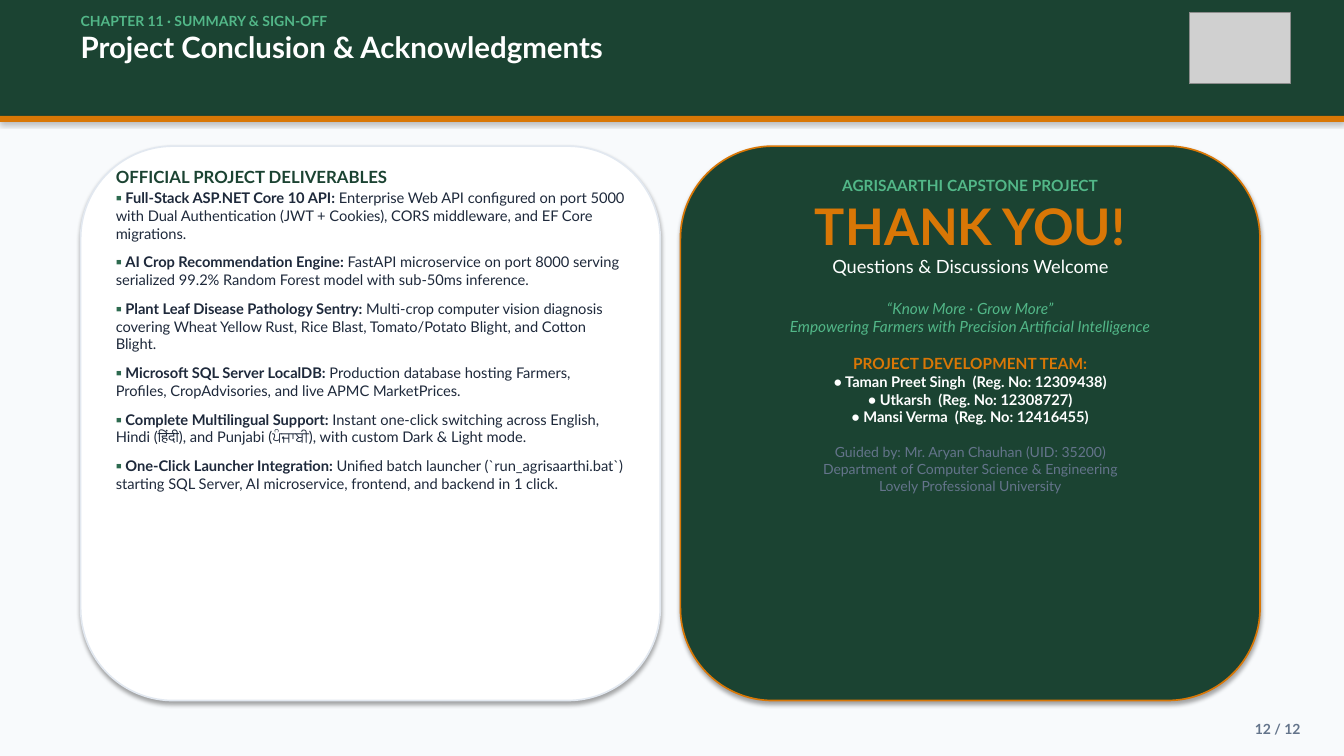
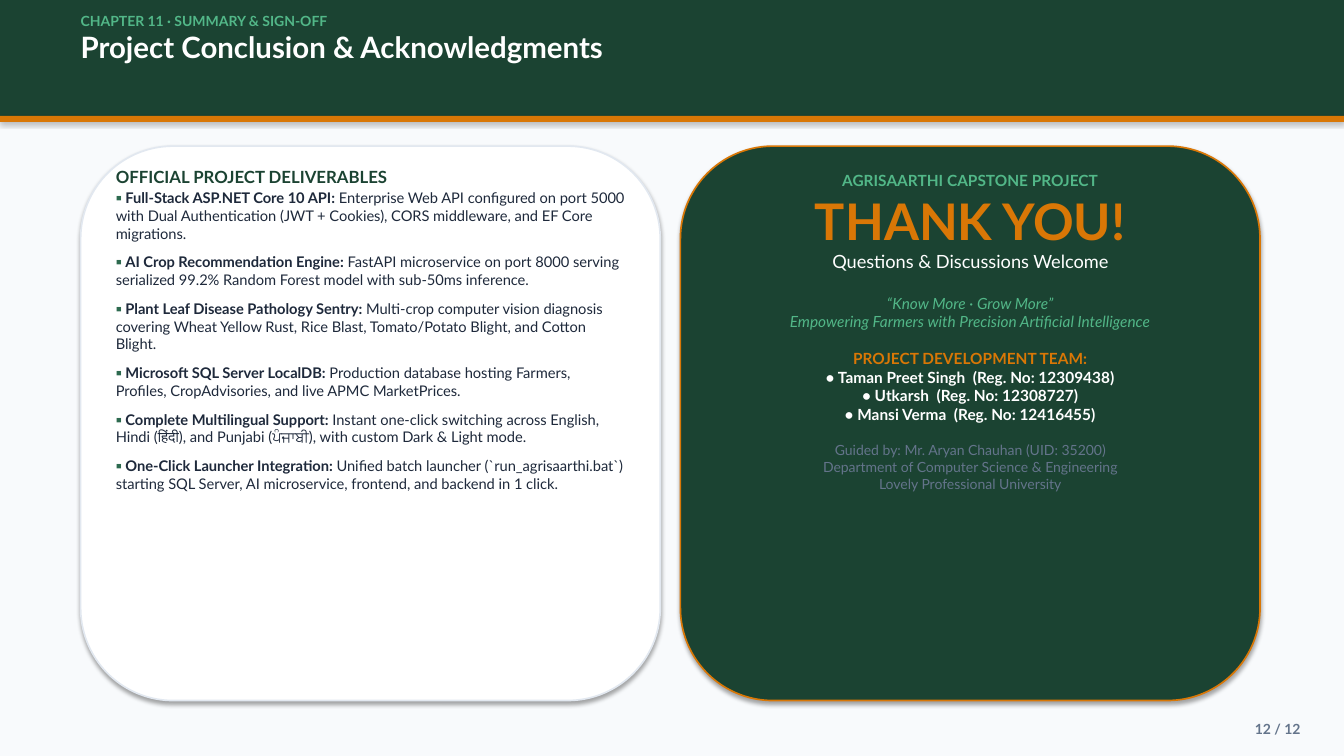
Before and after one commit to Tamanpreet84/AgriSaarthi, a slide deck: slide 12 of AgriSaarthi_Presentation.pptx. Drawn at 1344x756 pixels with LibreOffice and Linux fonts; fonts in the diff are those of the drawing; grey boxes stand for pictures. Boxes give left, top, right and bottom in pixels: in the first picture for what was removed or moved away, otherwise in the second. Text is boxed around its words. In the diff, an @@ line names an element or a change of style, - is before the commit and + after.

```diff
--- a/AgriSaarthi_Presentation.pptx
+++ b/AgriSaarthi_Presentation.pptx
@@ picture removed at [1190, 12, 1291, 84] @@
@@ text at [838, 371, 1114, 423]: size 10.5 to 11 pt in "• Taman Preet Singh (Reg. No: 12309438) ..." @@
```
Also in this commit, not shown: 11 other slides changed, 2 other files.
